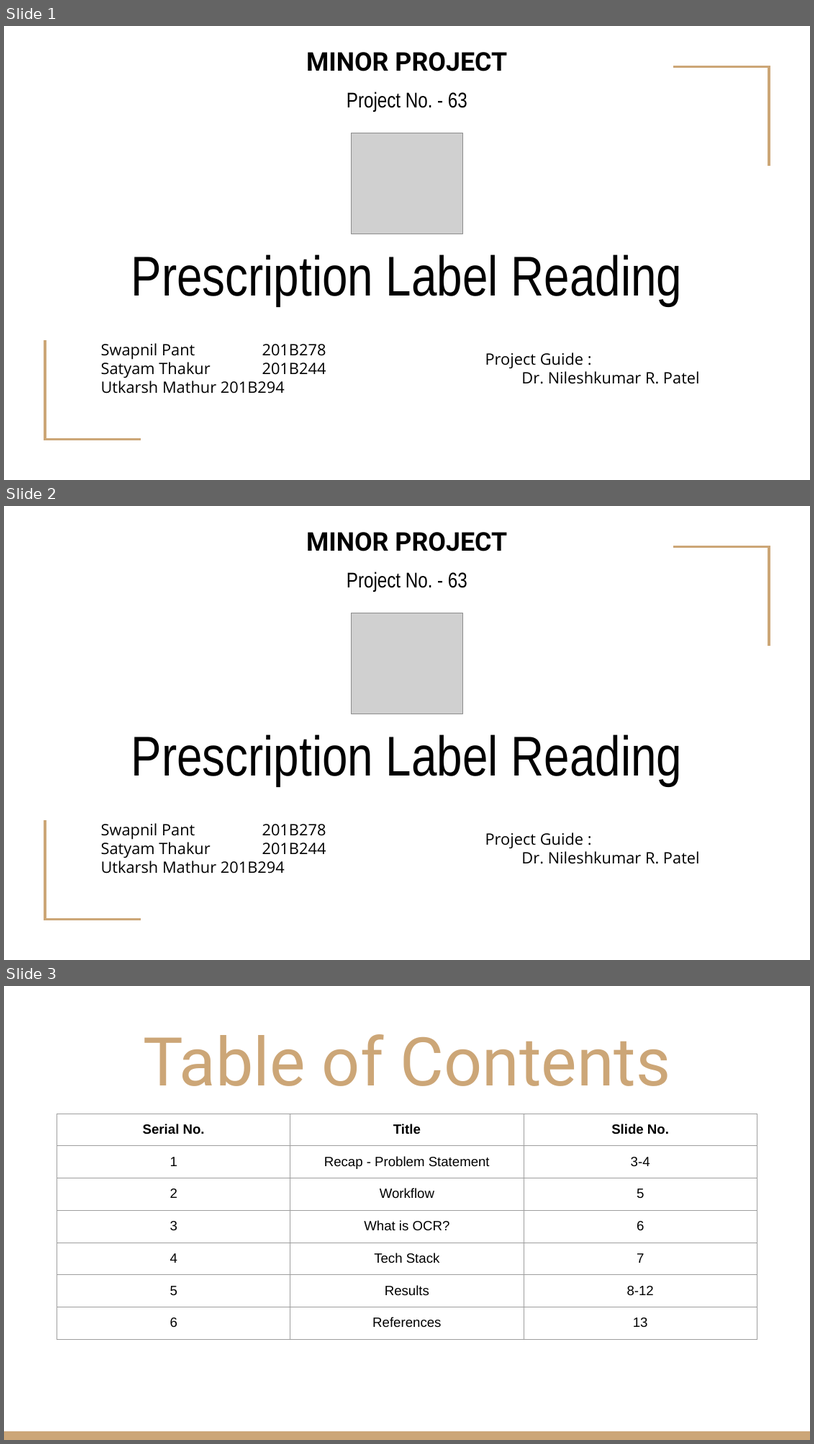
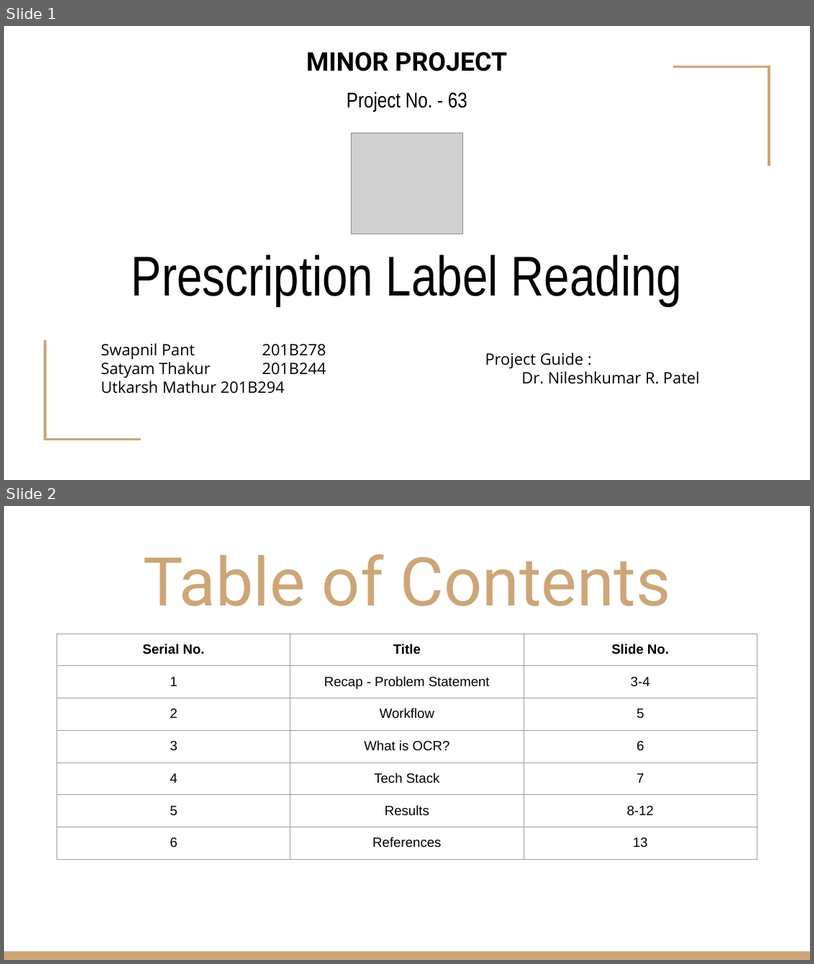
Before and after one commit to MathurUtkarsh/Prescription-Label-Reading, a slide deck: Presentations/Evaluation P2.pptx. Shown one above the other, each under a label of ours: slides 1, 2 and 3 before the commit, slides 1 and 2 after it. The pictures are 814x1444 and 814x964 pixels, drawn with LibreOffice and Linux fonts; fonts in the diff are those of the drawing; grey boxes stand for pictures. Boxes give left, top, right and bottom in pixels: in the first picture for what was removed or moved away, otherwise in the second. Text is boxed around its words. In the diff, an @@ line names an element or a change of style, - is before the commit and + after.

```diff
--- a/Presentations/Evaluation P2.pptx
+++ b/Presentations/Evaluation P2.pptx
@@ slide 2 removed at (x1=4, y1=506, x2=810, y2=960), background #FFFFFF; not listed: 2 template elements that a slide beside it also shows @@
@@ text removed at (x1=306, y1=532, x2=507, y2=551) @@
-MINOR PROJECT
@@ text removed at (x1=347, y1=572, x2=468, y2=591) @@
-Project No. - 63
@@ picture removed at (x1=352, y1=613, x2=463, y2=713) @@
@@ title removed at (x1=131, y1=734, x2=682, y2=786) @@
-Prescription Label Reading
@@ text removed at (x1=101, y1=823, x2=327, y2=873) @@
-Swapnil Pant 201B278
-Satyam Thakur 201B244
-Utkarsh Mathur 201B294
@@ text removed at (x1=486, y1=832, x2=700, y2=864) @@
-Project Guide :
-Dr. Nileshkumar R. Patel
@@ what was slide 3 is now slide 2 @@
```
Also in this commit, not shown: 1 slide changed.
